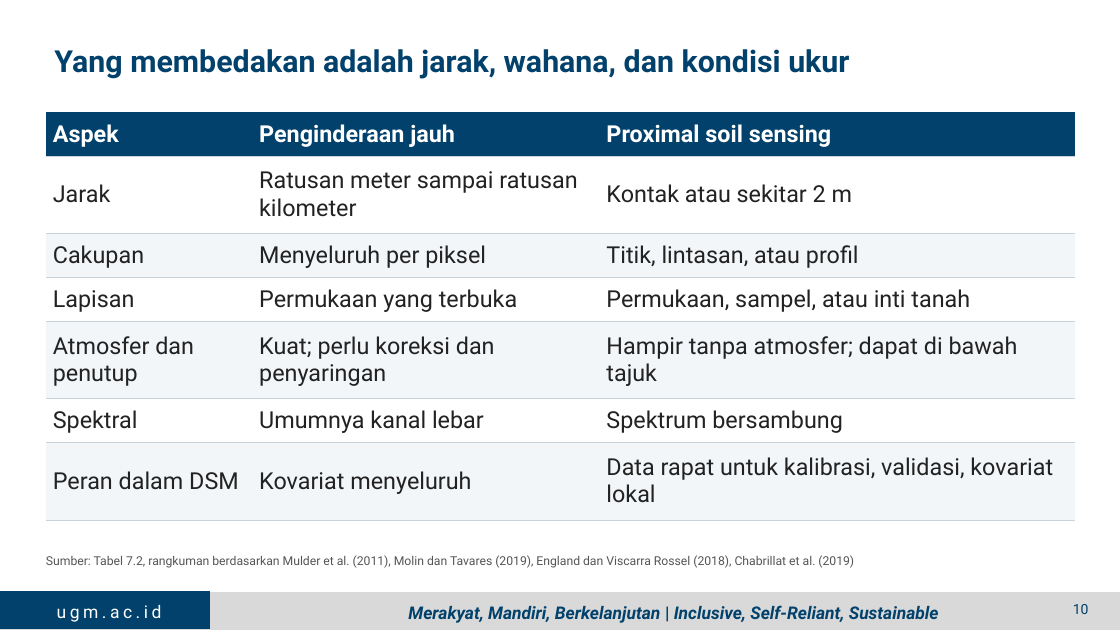
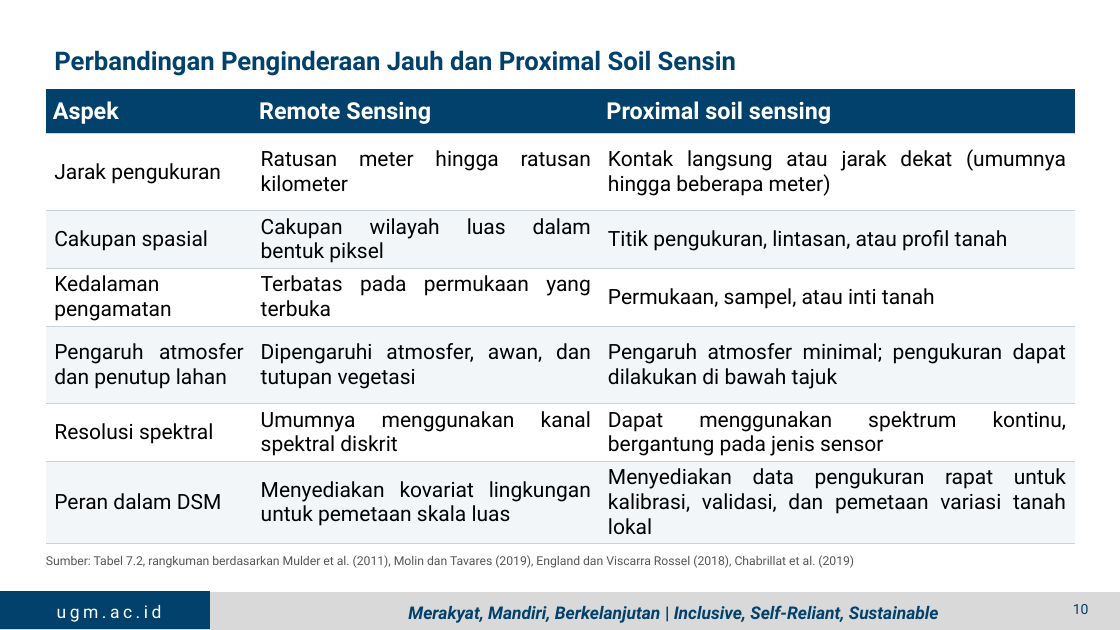
Before and after one commit to jhnhp/SMART, a slide deck: slide 9 of Output/Presentasi/PPT_4_Dr_Pandu_Proximal_Soil_Sensing.pptx (slide 10 before the commit). Drawn at 1120x630 pixels with LibreOffice and Linux fonts; fonts in the diff are those of the drawing; background and template pictures are left out. Boxes give left, top, right and bottom in pixels: in the first picture for what was removed or moved away, otherwise in the second. Text is boxed around its words. In the diff, an @@ line names an element or a change of style, - is before the commit and + after.

```diff
--- a/Output/Presentasi/PPT_4_Dr_Pandu_Proximal_Soil_Sensing.pptx
+++ b/Output/Presentasi/PPT_4_Dr_Pandu_Proximal_Soil_Sensing.pptx
@@ title at (54, 50, 736, 76): text changed; size 26 to 22 pt @@
-Yang membedakan adalah jarak, wahana, dan kondisi ukur
+Perbandingan Penginderaan Jauh dan Proximal Soil Sensin
@@ table at (46, 89, 1075, 542) @@
-row 1, column 2: Penginderaan jauh
+row 1, column 2: Remote Sensing
-row 2: Jarak | Ratusan meter sampai ratusan kilometer | Kontak atau sekitar 2 m
+row 2: Jarak pengukuran | Ratusan meter hingga ratusan kilometer | Kontak langsung atau jarak dekat (umumnya hingga beberapa meter)
-row 3: Cakupan | Menyeluruh per piksel | Titik, lintasan, atau profil
+row 3: Cakupan spasial | Cakupan wilayah luas dalam bentuk piksel | Titik pengukuran, lintasan, atau profil tanah
-row 4, column 1: Lapisan
+row 4, column 1: Kedalaman pengamatan
-row 4, column 2: Permukaan yang terbuka
+row 4, column 2: Terbatas pada permukaan yang terbuka
-row 5: Atmosfer dan penutup | Kuat; perlu koreksi dan penyaringan | Hampir tanpa atmosfer; dapat di bawah tajuk
+row 5: Pengaruh atmosfer dan penutup lahan | Dipengaruhi atmosfer, awan, dan tutupan vegetasi | Pengaruh atmosfer minimal; pengukuran dapat dilakukan di bawah tajuk
-row 6: Spektral | Umumnya kanal lebar | Spektrum bersambung
+row 6: Resolusi spektral | Umumnya menggunakan kanal spektral diskrit | Dapat menggunakan spektrum kontinu, bergantung pada jenis sensor
-row 7, column 2: Kovariat menyeluruh
+row 7, column 2: Menyediakan kovariat lingkungan untuk pemetaan skala luas
-row 7, column 3: Data rapat untuk kalibrasi, validasi, kovariat lokal
+row 7, column 3: Menyediakan data pengukuran rapat untuk kalibrasi, validasi, dan pemetaan variasi tanah lokal
@@ size 20 to 18 pt, text colour #222222 to #000000 in "Permukaan, sampel, atau inti tanah", "Peran dalam DSM" @@
@@ alignment left to justified @@
@@ borders changed @@
@@ table: place and size @@
-table at (46, 112, 1075, 520)
+table at (46, 89, 1075, 542)
```
Also in this commit, not shown: 14 other slides changed, 6 slides removed, 12 other files.
